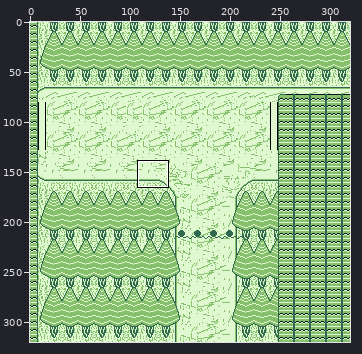
Edited in one commit: sprite sheet (assets/backgrounds/luna overworld 0.png). Above: a wide view before the commit, with the close-up outlined.
Close-up. As it was:
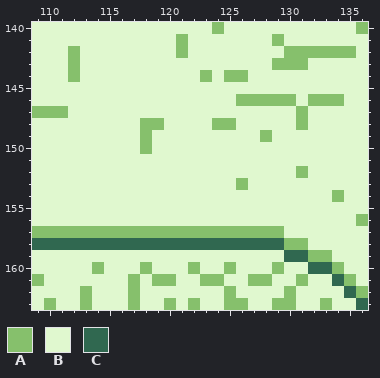
The file is 320x320 pixels. Shown: x 109..136, y 140..163.
Palette (. is transparent): A #86c06c  B #e0f8cf  C #306850
Pixels before, first column x 109:
140 BBBBBBBBBBBBBBBABBBBBBBBBBBA
141 BBBBBBBBBBBBABBBBBBBABBBBBBB
142 BBBABBBBBBBBABBBBBBBBAAAAAAB
143 BBBABBBBBBBBBBBBBBBBAAABBBBB
144 BBBABBBBBBBBBBABAABBBBBBBBBB
145 BBBBBBBBBBBBBBBBBBBBBBBBBBBB
146 BBBBBBBBBBBBBBBBBAAAAABAAABB
147 AAABBBBBBBBBBBBBBBBBBBABBBBB
148 BBBBBBBBBAABBBBAABBBBBABBBBB
149 BBBBBBBBBABBBBBBBBBABBBBBBBB
150 BBBBBBBBBABBBBBBBBBBBBBBBBBB
151 BBBBBBBBBBBBBBBBBBBBBBBBBBBB
152 BBBBBBBBBBBBBBBBBBBBBBABBBBB
153 BBBBBBBBBBBBBBBBBABBBBBBBBBB
154 BBBBBBBBBBBBBBBBBBBBBBBBBABB
155 BBBBBBBBBBBBBBBBBBBBBBBBBBBB
156 BBBBBBBBBBBBBBBBBBBBBBBBBBBA
157 AAAAAAAAAAAAAAAAAAAAABBBBBBB
158 CCCCCCCCCCCCCCCCCCCCCAABBBBB
159 BBBBBBBBBBBBBBBBBBBBBCCAABBB
160 BBBBBABBBABBBABBABBBABBCCABB
161 ABBBBBBBABAABBAABBAABBABBCAB
162 BBBBABBBABBBBBBBABBBBABBBBCA
163 BABBABBBABBABABBAABBAABBABBC
And afterwards:
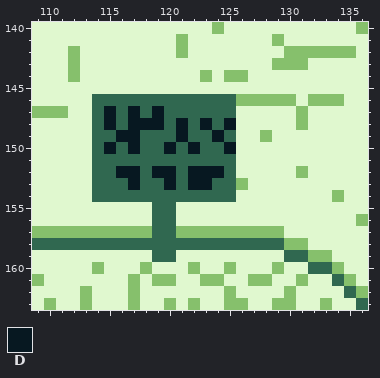
Colours new in this view: D #071821
The edit:
Colour C replaces colour A in row 148 at x 124; in rows 149 to 150 at x 118; in row 157 at x 119 to 120.
Colour C replaces colour B in row 146 at x 114 to 125; in row 147 at x 114, 116, 118 and 120 to 125; in row 148 at x 114, 116, 120 and 122; in row 149 at x 114 to 115, 119 to 120, 122 to 123 and 125; in row 150 at x 114, 116, 119, 121 and 123 to 124; in row 151 at x 114 to 125.
Colour C replaces colour B in row 152 at x 114 to 115, 118, 121 and 125; in row 153 at x 114 to 116, 118 to 119, 121 and 124 to 125; in row 154 at x 114 to 125; in rows 155 to 156 at x 119 to 120; in row 159 at x 119 to 120.
Colour D replaces colour A in row 148 at x 118 to 119 and 125.
Colour D replaces colour B in row 147 at x 115, 117 and 119; in row 148 at x 115, 117, 121 and 123; in row 149 at x 116 to 117, 121 and 124; in row 150 at x 115, 117, 120, 122 and 125; in row 152 at x 116 to 117, 119 to 120 and 122 to 124; in row 153 at x 117, 120 and 122 to 123.
Boxes around the changes in both close-ups, in picture pixels (x1, y1, x2, y2):
changed: (92, 94, 236, 262)
